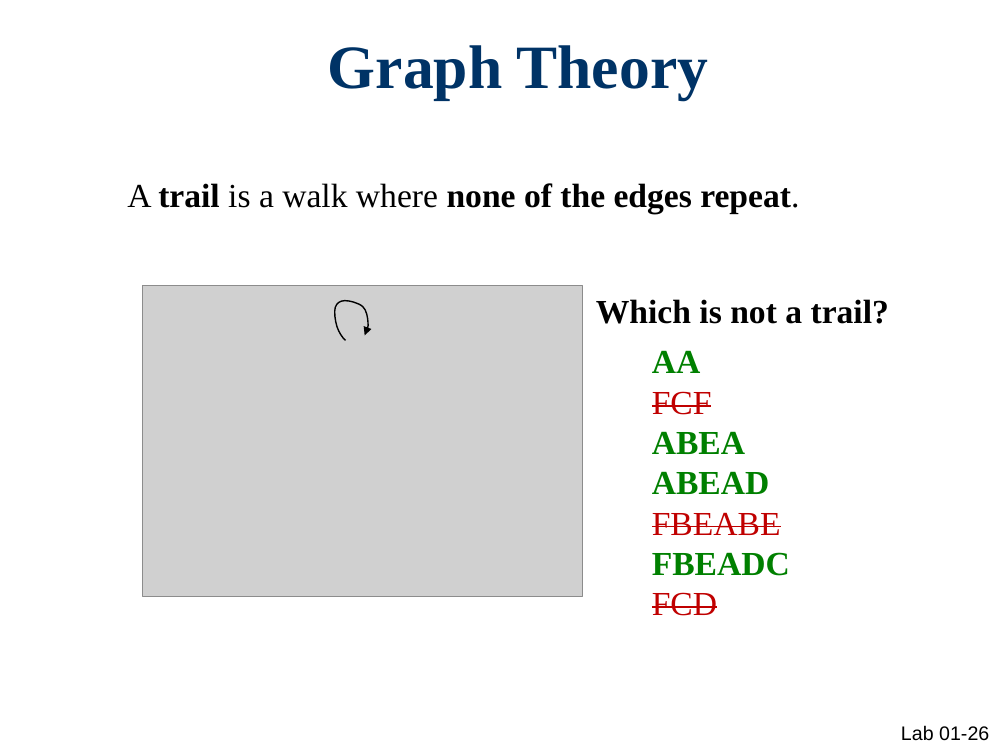
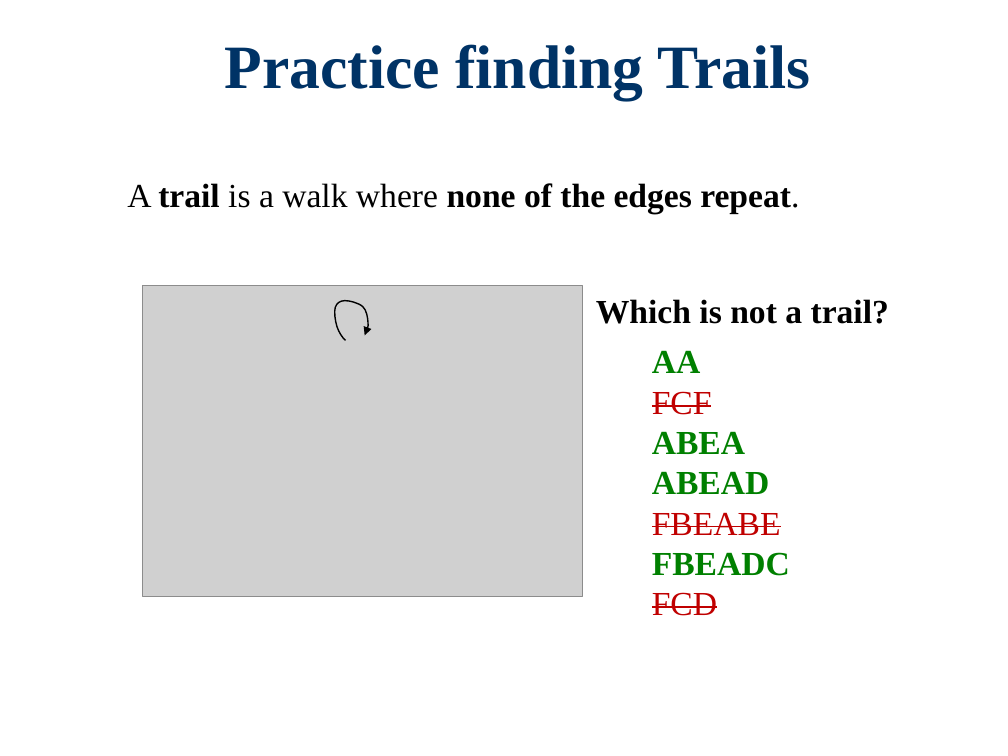
Before and after one commit to Cy-FairCS/cs3, a slide deck: slide 28 of u09a_graphTheory/notes/0 Graph Theory Terminology/Graph Theory Terms.pptx (slide 26 before the commit). Drawn at 1008x756 pixels with LibreOffice and Linux fonts; fonts in the diff are those of the drawing; grey boxes stand for pictures; background and template pictures are left out. Boxes give left, top, right and bottom in pixels: in the first picture for what was removed or moved away, otherwise in the second. Text is boxed around its words. In the diff, an @@ line names an element or a change of style, - is before the commit and + after.

```diff
--- a/u09a_graphTheory/notes/0 Graph Theory Terminology/Graph Theory Terms.pptx
+++ b/u09a_graphTheory/notes/0 Graph Theory Terminology/Graph Theory Terms.pptx
@@ title at [225,44,811,99]: text changed @@
-Graph Theory
+Practice finding Trails
@@ page number removed at [901,725,989,741] @@
-Lab 01-26
```
Also in this commit, not shown: 16 other slides changed, 8 slides added, 1 slide removed, 31 other files.
